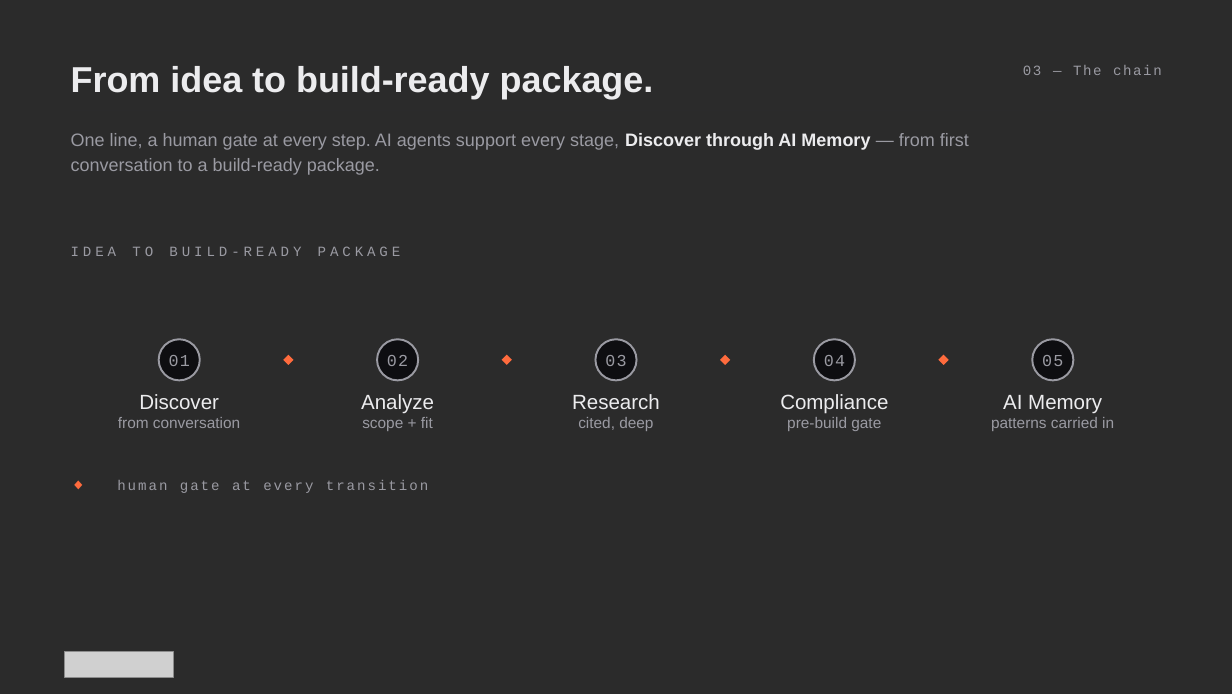
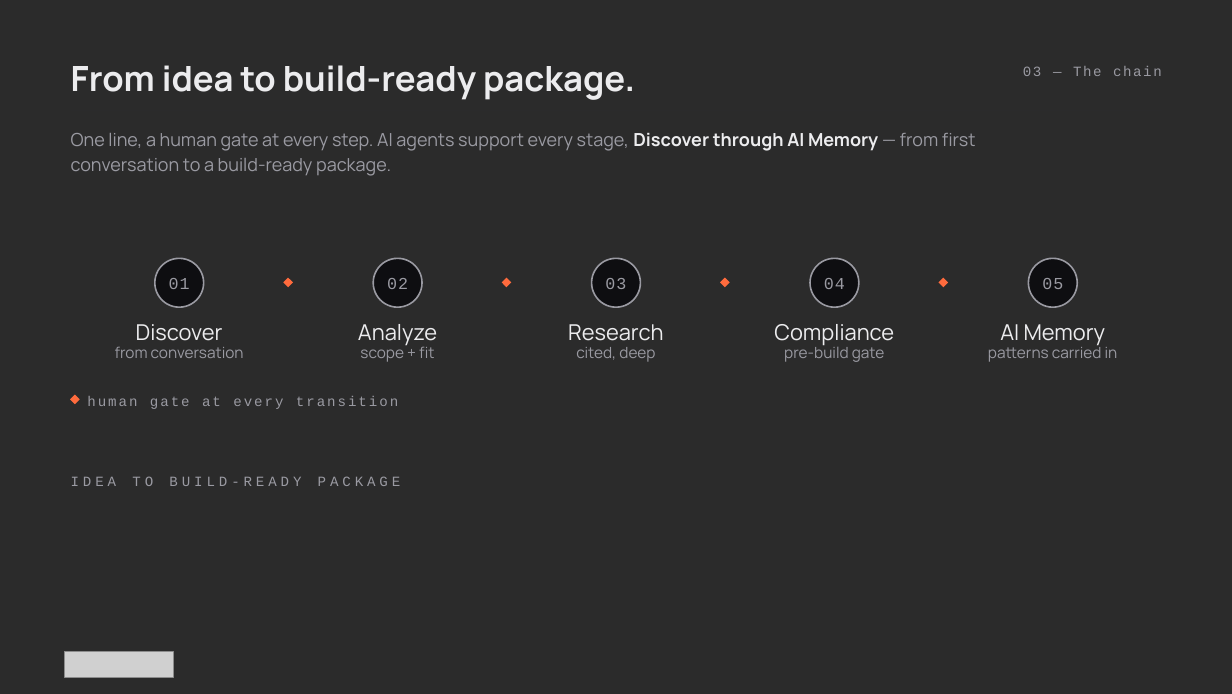
Before and after one commit to athenarunai-gif/Athena, a slide deck: slide 3 of deck/Pitch_Deck_AthenaRun_v2.pptx. Drawn at 1232x694 pixels with LibreOffice and Linux fonts; fonts in the diff are those of the drawing; grey boxes stand for pictures; background and template pictures are left out; a plain dark background stands for a picture behind light text. Boxes give left, top, right and bottom in pixels: in the first picture for what was removed or moved away, otherwise in the second. Text is boxed around its words. In the diff, an @@ line names an element or a change of style, - is before the commit and + after.

```diff
--- a/deck/Pitch_Deck_AthenaRun_v2.pptx
+++ b/deck/Pitch_Deck_AthenaRun_v2.pptx
@@ text "From idea to build-ready package." at (x1=71, y1=65, x2=635, y2=100): size 28 to 27 pt, font Arial to Manrope @@
@@ ellipse resized from (x1=159, y1=339, x2=200, y2=380) to (x1=154, y1=258, x2=203, y2=307) @@
@@ ellipse resized from (x1=377, y1=339, x2=418, y2=380) to (x1=373, y1=258, x2=422, y2=307) @@
@@ ellipse resized from (x1=596, y1=339, x2=636, y2=380) to (x1=592, y1=258, x2=641, y2=307) @@
@@ ellipse resized from (x1=814, y1=339, x2=855, y2=380) to (x1=810, y1=258, x2=859, y2=307) @@
@@ outline #9A9AA2 1.5 pt to #9A9AA2 1.25 pt in 5 elements at (x1=373, y1=258, x2=422, y2=307), (x1=592, y1=258, x2=641, y2=307), (x1=154, y1=258, x2=203, y2=307), (x1=810, y1=258, x2=859, y2=307), (x1=1029, y1=258, x2=1078, y2=307) @@
@@ ellipse resized from (x1=1032, y1=339, x2=1073, y2=380) to (x1=1029, y1=258, x2=1078, y2=307) @@
@@ 5 texts, 4 diamonds, 1 rectangle moved together from (x1=70, y1=354, x2=1162, y2=366) to (x1=70, y1=277, x2=1162, y2=289) @@
@@ letter spacing 1 to 0.8 pt in 5 elements at (x1=169, y1=278, x2=190, y2=289), (x1=387, y1=278, x2=408, y2=289), (x1=605, y1=278, x2=626, y2=289), (x1=824, y1=278, x2=845, y2=289), (x1=1042, y1=278, x2=1063, y2=289) @@
@@ text "Discover" moved from (x1=139, y1=394, x2=219, y2=409) to (x1=136, y1=324, x2=223, y2=341) @@
@@ text "Analyze" moved from (x1=361, y1=394, x2=434, y2=414) to (x1=358, y1=324, x2=437, y2=346) @@
@@ text "Research" moved from (x1=572, y1=394, x2=660, y2=409) to (x1=568, y1=324, x2=664, y2=341) @@
@@ text "Compliance" moved from (x1=780, y1=394, x2=888, y2=414) to (x1=774, y1=324, x2=894, y2=346) @@
@@ size 16 to 17 pt, font Arial to Manrope in 5 elements at (x1=136, y1=324, x2=223, y2=341), (x1=358, y1=324, x2=437, y2=346), (x1=568, y1=324, x2=664, y2=341), (x1=774, y1=324, x2=894, y2=346), (x1=1000, y1=324, x2=1106, y2=346) @@
@@ text "AI Memory" moved from (x1=1003, y1=395, x2=1102, y2=414) to (x1=1000, y1=324, x2=1106, y2=346) @@
@@ text "from conversation" moved from (x1=118, y1=417, x2=240, y2=428) to (x1=115, y1=347, x2=244, y2=358) @@
@@ text "scope + fit" moved from (x1=362, y1=417, x2=433, y2=431) to (x1=360, y1=347, x2=434, y2=362) @@
@@ text "cited, deep" moved from (x1=578, y1=417, x2=653, y2=431) to (x1=576, y1=347, x2=655, y2=362) @@
@@ text "pre-build gate" moved from (x1=787, y1=417, x2=881, y2=431) to (x1=784, y1=345, x2=885, y2=362) @@
@@ font Arial to Manrope in 6 elements at (x1=71, y1=133, x2=976, y2=176), (x1=115, y1=347, x2=244, y2=358), (x1=360, y1=347, x2=434, y2=362), (x1=576, y1=347, x2=655, y2=362), (x1=784, y1=345, x2=885, y2=362), (x1=988, y1=345, x2=1118, y2=362) @@
@@ text "patterns carried in" moved from (x1=991, y1=417, x2=1114, y2=431) to (x1=988, y1=345, x2=1118, y2=362) @@
@@ diamond added at (x1=70, y1=394, x2=80, y2=403), fill #FF6B3D @@
@@ text at (x1=87, y1=396, x2=398, y2=409): text changed @@
-◆ human gate at every transition
+human gate at every transition
@@ text "IDEA TO BUILD-READY PACKAGE" moved from (x1=71, y1=246, x2=401, y2=256) to (x1=71, y1=476, x2=401, y2=486) @@
```
Also in this commit, not shown: 7 other slides changed, 2 other files.
